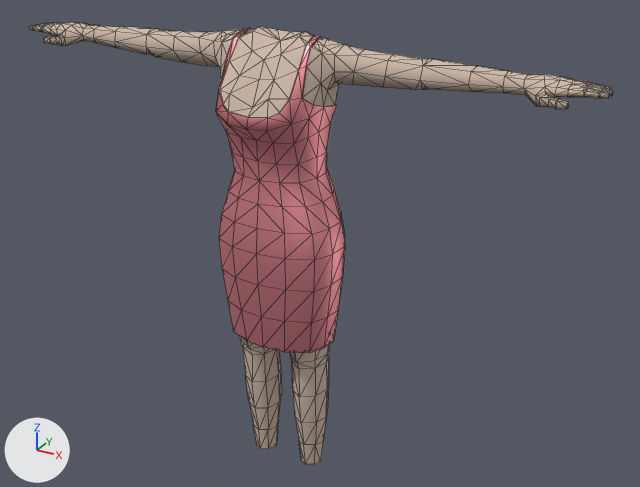
The glTF model assets/base-avatars/upper_body/F_uBody_PurpleSkinTightDress/F_uBody_PurpleSkinTightDress.glb as it was, and as the next commit left it.
One viewpoint serves both versions: a camera (50 mm lens) standing at (1.3, -2.13, 1.98) and looking at (0.09, 0.06, 0.88). Lighting does not change. The marker at lower left points along +X, +Y and +Z. Mesh edges are drawn as thin lines. Where no turn or scale is listed for an object, it has been applied to the vertices. Vertices at the same position are counted once.

The first picture shows 'F_uBody_PurpleSkinTightDress'.
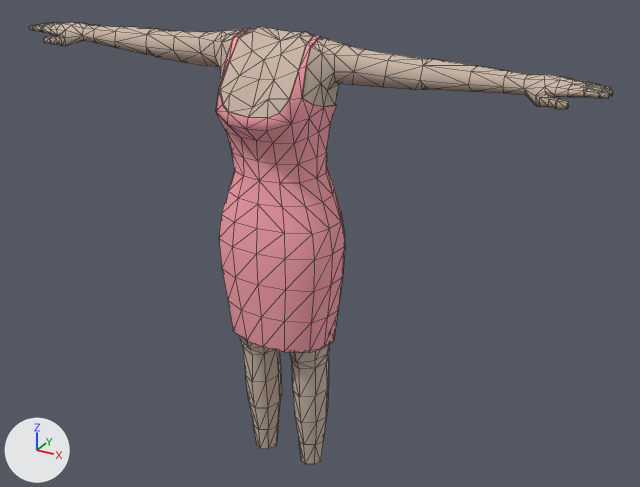
What the commit changed:
Picture 'Text mau1' (img_text_mau1) is new.
Material 'Color_Pallete01_MAT.001' (mat_color_pallete01_mat_001) is new.
Its texture is img_text_mau1.
Its roughness is 0.88.
me_mesh_008 has 787 vertices, 1550 faces and spans x -0.91..0.91, y -0.19..0.15, z 0.11..1.54.
me_mesh_008 is used by ob_f_ubody_purpleskintightdress; location (0.0, 0.0, 0.0).
me_mesh_008 part 1: all 480 faces that had it switch from mat_color_pallete_mat (picture img_color_pallete_tx) to mat_color_pallete01_mat_001 (picture img_text_mau1).

Location of each change, [x1, y1, x2, y2] in pixels of the pictures (640 x 487 px):
part 1 of me_mesh_008, recoloured (brown to pink): [216, 28, 345, 353] in both
